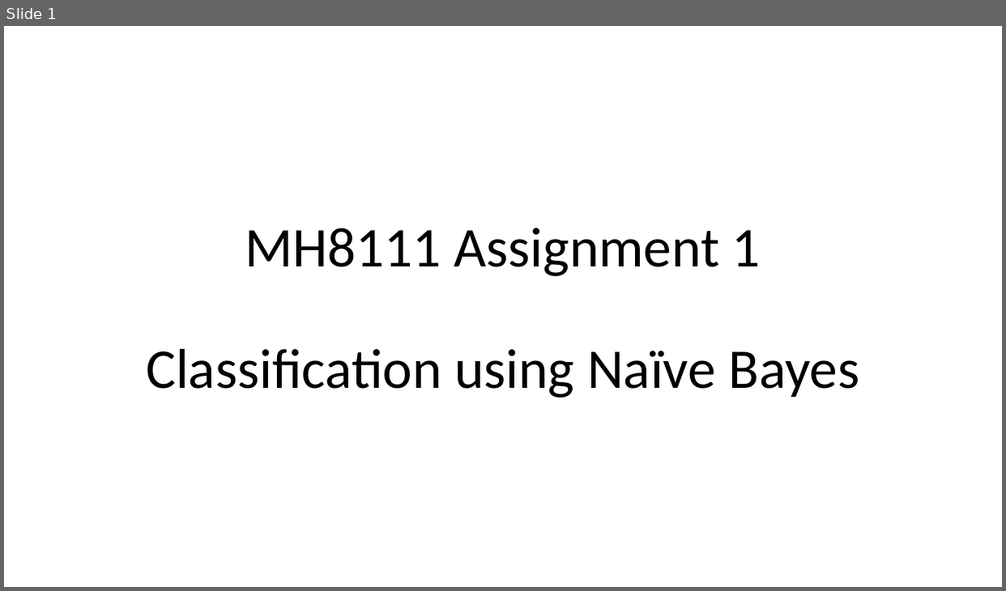
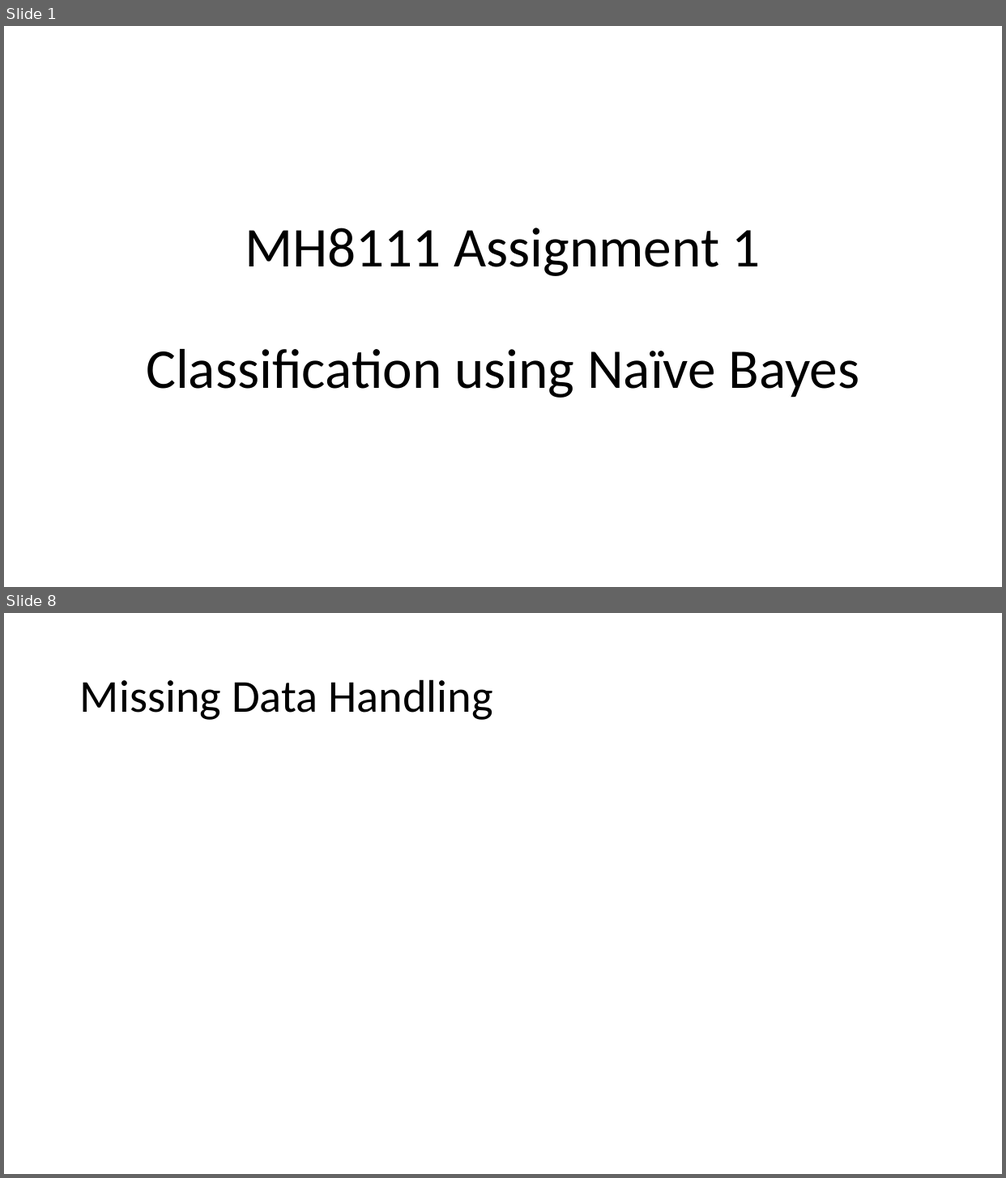
Before and after one commit to lifengzhi/msa_mh8101_or1_lp, a slide deck: mh8111_assignment/NaiveBayes.pptx. Shown one above the other, each under a label of ours: slide 1 before the commit, slides 1 and 8 after it; the slides between them are not shown. The pictures are 1006x591 and 1006x1178 pixels, drawn with LibreOffice and Linux fonts; fonts in the diff are those of the drawing. Boxes give left, top, right and bottom in pixels: in the first picture for what was removed or moved away, otherwise in the second. Text is boxed around its words. In the diff, an @@ line names an element or a change of style, - is before the commit and + after.

```diff
--- a/mh8111_assignment/NaiveBayes.pptx
+++ b/mh8111_assignment/NaiveBayes.pptx
@@ slide 8 added at <box>4,613,1002,1174</box>, background #FFFFFF @@
@@ title added at <box>80,679,493,720</box>, 44 pt, text #000000 @@
+Missing Data Handling
```
Also in this commit, not shown: 17 other slides added.
